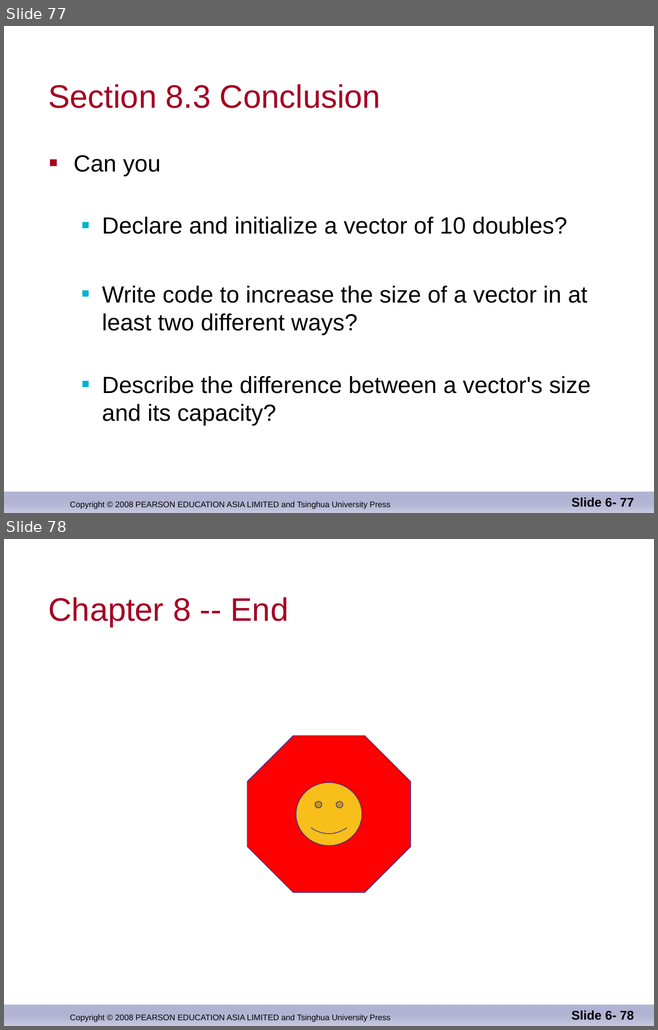
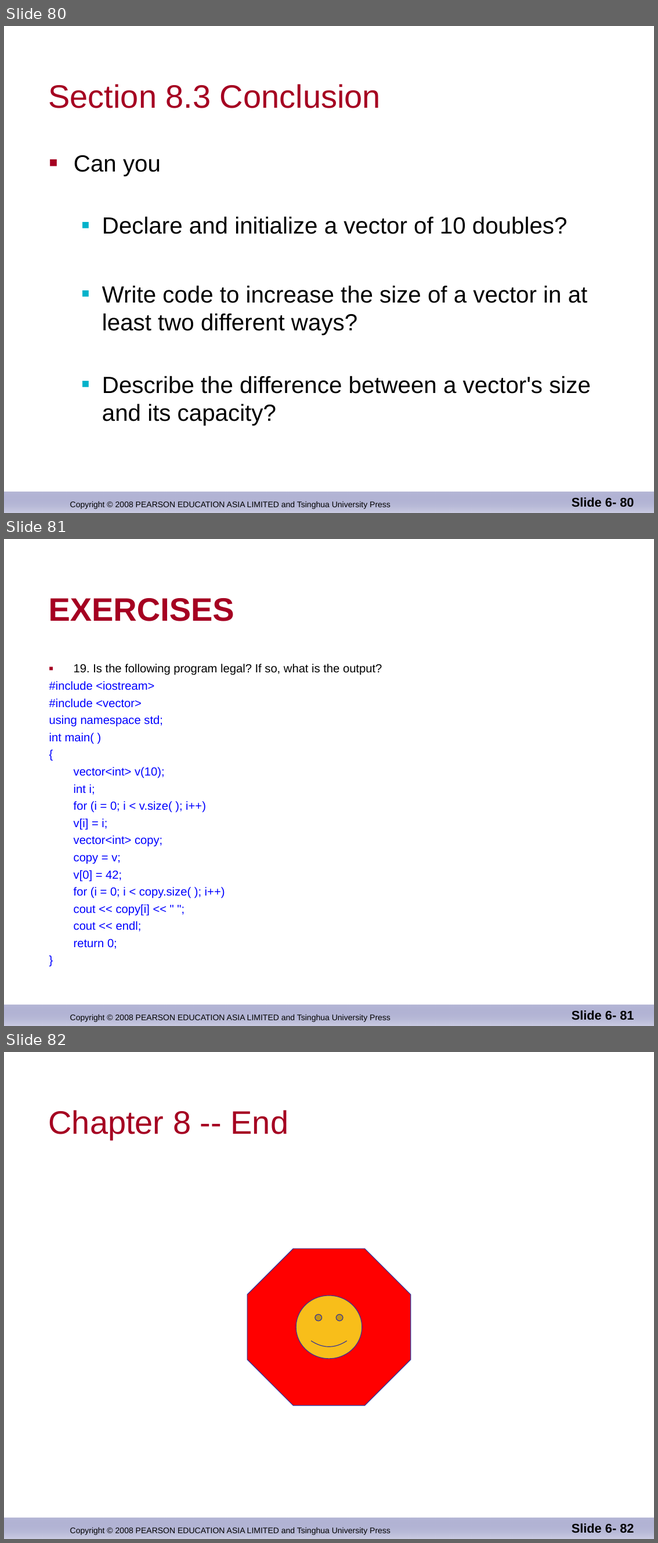
Before and after one commit to djuanbei/CPLUSPLUS, a slide deck: ppt/Chapter 8.ppt. Shown one above the other, each under a label of ours: slides 77 and 78 before the commit, slides 80, 81 and 82 after it. The pictures are 658x1030 and 658x1543 pixels, drawn with LibreOffice and Linux fonts; fonts in the diff are those of the drawing; background and template pictures are left out. Boxes give left, top, right and bottom in pixels: in the first picture for what was removed or moved away, otherwise in the second. Text is boxed around its words. In the diff, an @@ line names an element or a change of style, - is before the commit and + after.

```diff
--- a/ppt/Chapter 8.ppt
+++ b/ppt/Chapter 8.ppt
@@ slide 81 added at box(4, 539, 654, 1026), background #FFFFFF; not listed: 2 template elements that a slide beside it also shows @@
@@ title added at box(49, 598, 234, 621), 36 pt, text #A50021, bold @@
+EXERCISES
@@ text added at box(49, 664, 382, 949), 12.9 pt, text #0000FF @@
+■ 19. Is the following program legal? If so, what is the output?
+#include <iostream>
+#include <vector>
+using namespace std;
+int main( )
+{
+vector<int> v(10);
+int i;
+for (i = 0; i < v.size( ); i++)
+v[i] = i;
+vector<int> copy;
+copy = v;
+v[0] = 42;
+for (i = 0; i < copy.size( ); i++)
+cout << copy[i] << " ";
+cout << endl;
+return 0;
+}
@@ page number added at box(571, 1011, 633, 1020), 14 pt, text #000000, bold @@
+Slide 6- 81
@@ what was slide 77 is now slide 80 @@
@@ page number at box(571, 498, 633, 507): text changed @@
-Slide 6- 77
+Slide 6- 80
@@ what was slide 78 is now slide 82 @@
@@ page number at box(571, 1524, 633, 1533): text changed @@
-Slide 6- 78
+Slide 6- 82
```
Also in this commit, not shown: 5 slides changed, 3 other slides added, 1 other file.
